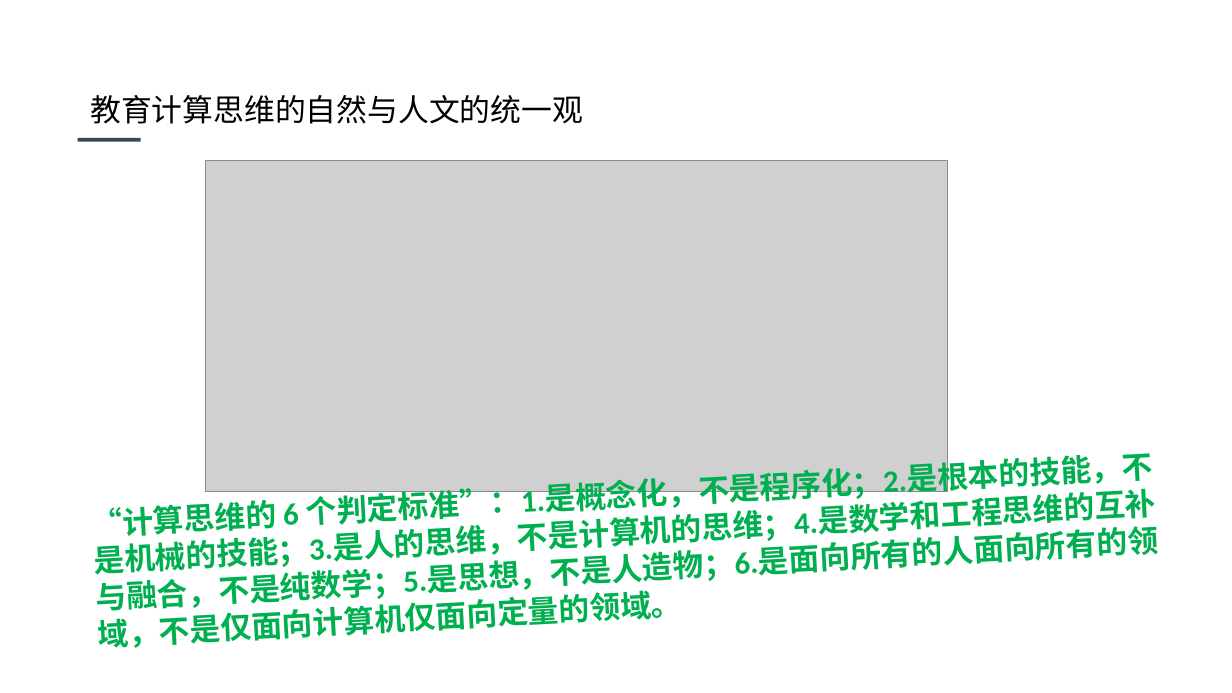
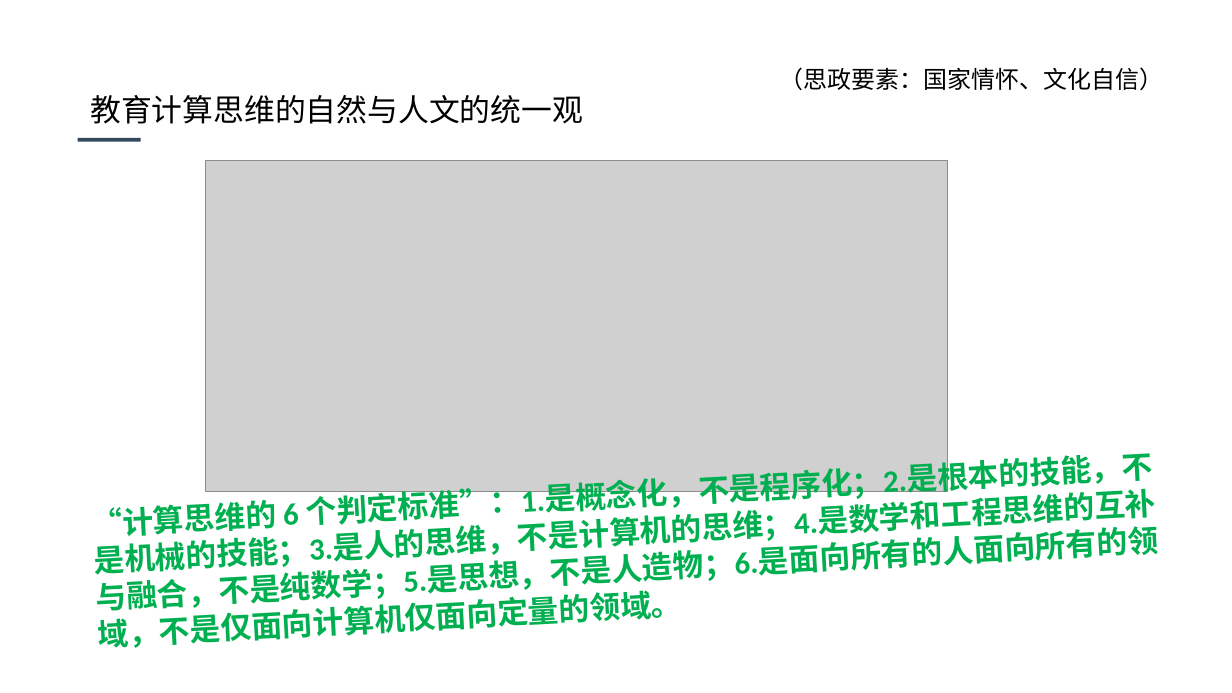
Before and after one commit to jbhuang99/WebEdu_LocalVersion_YuQin_DotNetCore2.1, a slide deck: slide 6 of wwwroot/TheMmainLineofEducationalComputingThinking.pptx. Drawn at 1232x693 pixels with LibreOffice and Linux fonts; fonts in the diff are those of the drawing; grey boxes stand for pictures; background and template pictures are left out. Boxes give left, top, right and bottom in pixels: in the first picture for what was removed or moved away, otherwise in the second. Text is boxed around its words. In the diff, an @@ line names an element or a change of style, - is before the commit and + after.

```diff
--- a/wwwroot/TheMmainLineofEducationalComputingThinking.pptx
+++ b/wwwroot/TheMmainLineofEducationalComputingThinking.pptx
@@ text added at (780, 67, 1164, 90), 14 pt, text #000000 @@
+（思政要素：国家情怀、文化自信）
```
Also in this commit, not shown: 5 other slides changed, 1 slide added, 1 slide removed.
